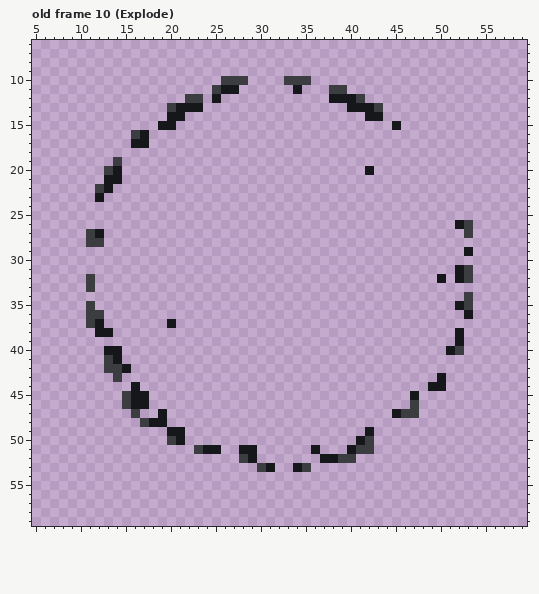
Pixel-art file -- Assets/Sprites/Effects/EFFECT.ase. This is how it looked before the edit.
64x64 pixels, 12 frames. Colours within 5 levels of each other are drawn and written as one. Shown: old frame 10 (Explode): x 5..59, y 6..59. The commit also changed other frames, which this record leaves out.
After:
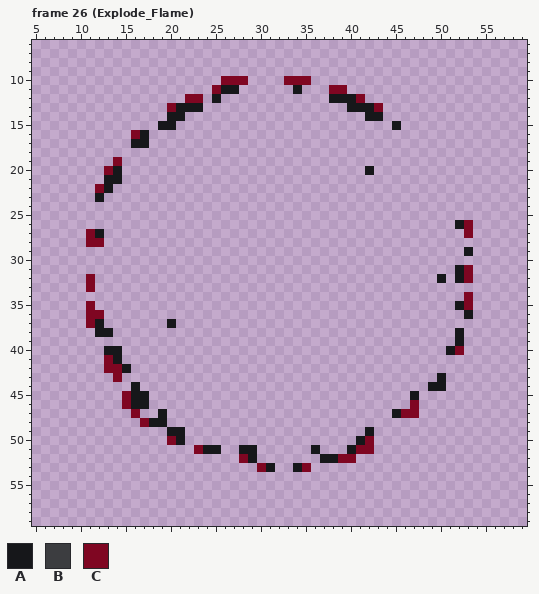
Palette (. is transparent): A #16171a  B #3c3d40  C #7f0622
A new or re-ordered frame is compared with the old frame closest to it.
What changed:
frames 12 -> 64
Changed rows in their new state; - is an unchanged pixel.
Frame 26 (Explode_Flame) is new; against old frame 10 (Explode):
first column x 12:
10 --------------CCC----CCC--------
11 -------------C------------CC----
12 ----------CC-----------------C--
13 --------C----------------------C
16 ----C---------------------------
19 --C-----------------------------
20 -C------------------------------
22 C-------------------------------
first column x 11:
26 ------------------------------------------C
27 C-----------------------------------------C
28 CC-----------------------------------------
31 ------------------------------------------C
32 C-----------------------------------------C
33 C------------------------------------------
34 ------------------------------------------C
35 C-----------------------------------------C
36 CC-----------------------------------------
37 C------------------------------------------
40 -----------------------------------------C-
41 --C----------------------------------------
42 --CC---------------------------------------
43 ---C---------------------------------------
45 ----C--------------------------------------
46 ----C-------------------------------C------
47 -----C-----------------------------CC------
48 ------C------------------------------------
50 ---------C---------------------C-----------
51 ------------C-----------------CC-----------
52 -----------------C----------CC-------------
53 -------------------C----C------------------
